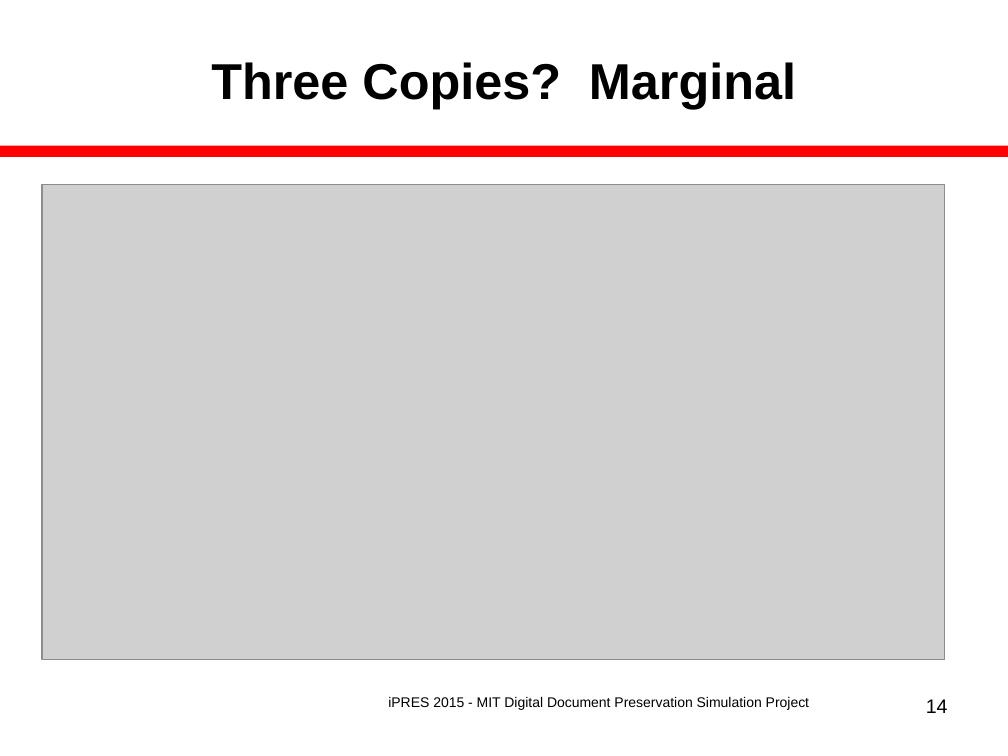
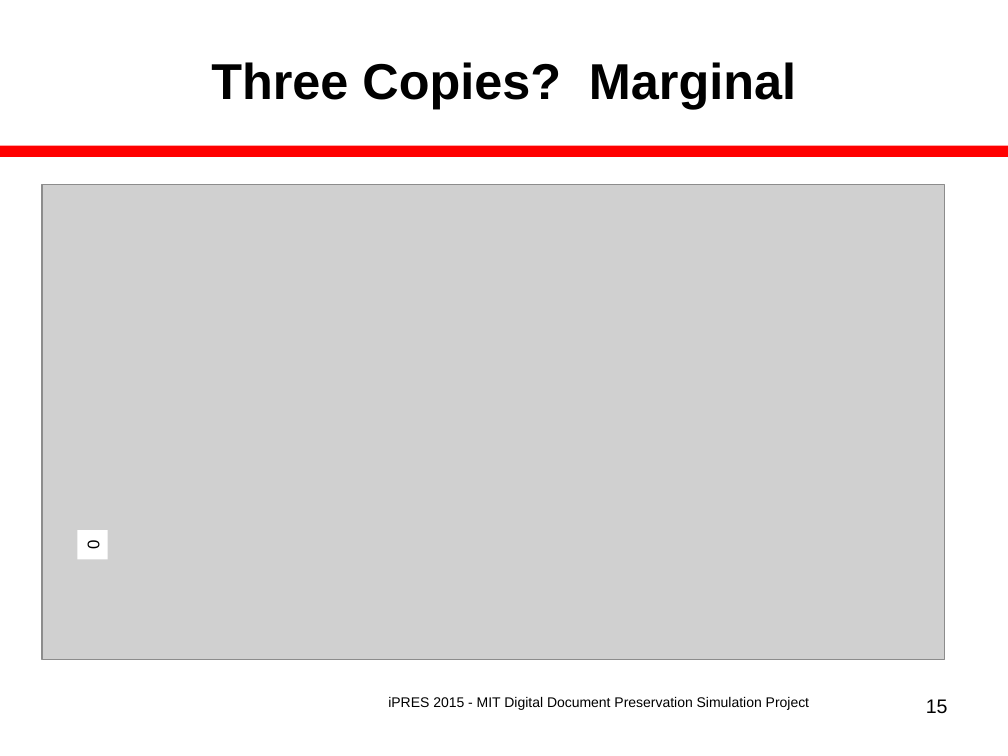
Before and after one commit to MIT-Informatics/PreservationSimulation, a slide deck: slide 15 of shelf/docs/Slides_iPres2015Nov.ppt (slide 14 before the commit). Drawn at 1008x756 pixels with LibreOffice and Linux fonts; fonts in the diff are those of the drawing; grey boxes stand for pictures. Boxes give left, top, right and bottom in pixels: in the first picture for what was removed or moved away, otherwise in the second. Text is boxed around its words. In the diff, an @@ line names an element or a change of style, - is before the commit and + after.

```diff
--- a/shelf/docs/Slides_iPres2015Nov.ppt
+++ b/shelf/docs/Slides_iPres2015Nov.ppt
@@ rectangle added at bbox=[77, 530, 107, 559], fill #FFFFFF, 12 pt, text #000000 @@
+0
@@ page number at bbox=[926, 699, 948, 714]: text changed @@
-14
+15
```
Also in this commit, not shown: 9 other slides changed, 1 slide added, 10 other files.
